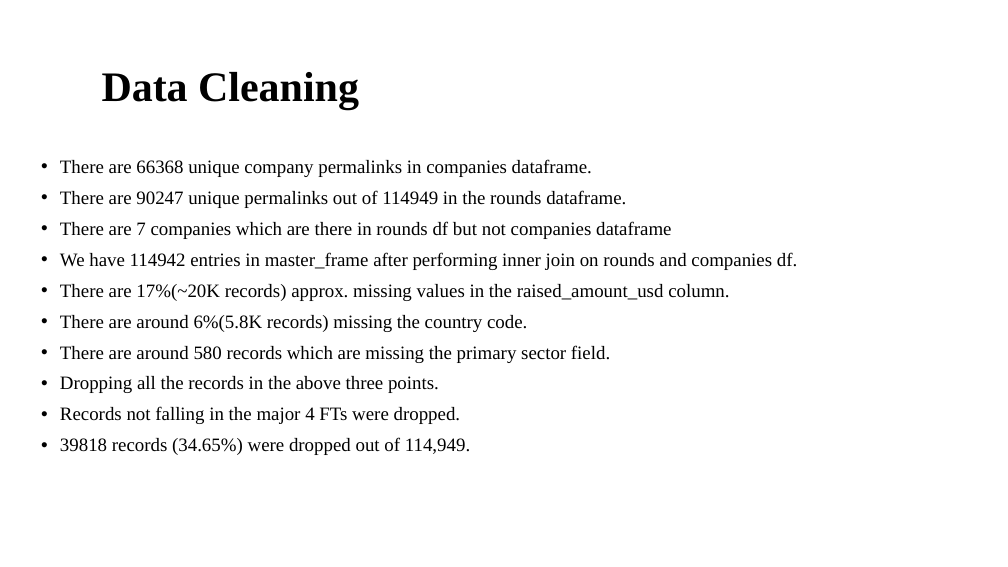
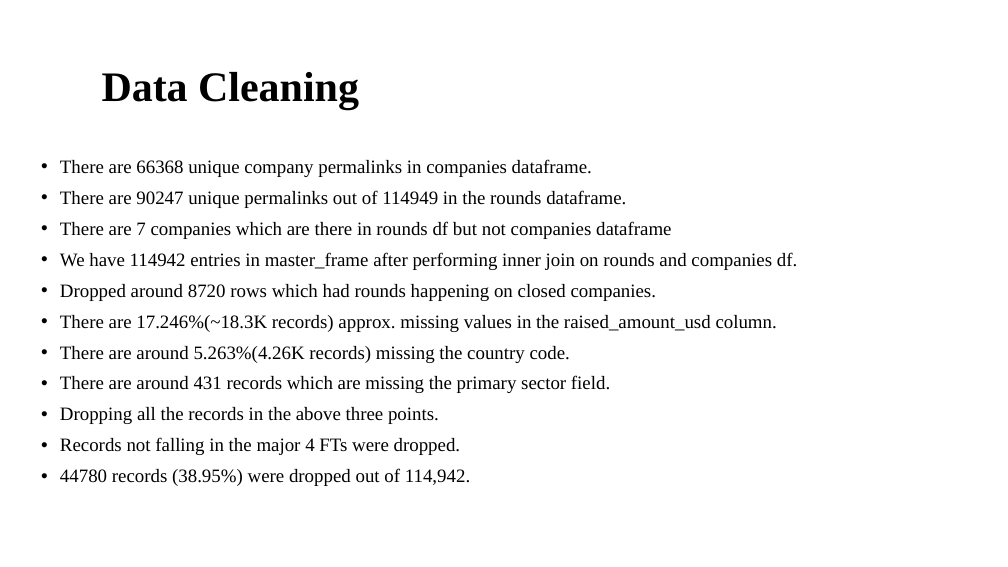
Before and after one commit to sameerg07/EDA_SparkFunds, a slide deck: slide 4 of Data/INVEST.pptx. Drawn at 1008x567 pixels with LibreOffice and Linux fonts; fonts in the diff are those of the drawing; background and template pictures are left out. Boxes give left, top, right and bottom in pixels: in the first picture for what was removed or moved away, otherwise in the second. Text is boxed around its words. In the diff, an @@ line names an element or a change of style, - is before the commit and + after.

Commit message:
Final version without closed companies

```diff
--- a/Data/INVEST.pptx
+++ b/Data/INVEST.pptx
@@ text at (60,284,777,393): text changed @@
-• There are 17%(~20K records) approx. missing values in the raised_amount_usd column.
-• There are around 6%(5.8K records) missing the country code.
-• There are around 580 records which are missing the primary sector field.
+• Dropped around 8720 rows which had rounds happening on closed companies.
+• There are 17.246%(~18.3K records) approx. missing values in the raised_amount_usd column.
+• There are around 5.263%(4.26K records) missing the country code.
+• There are around 431 records which are missing the primary sector field.
@@ text at (60,468,470,486): text changed @@
-• 39818 records (34.65%) were dropped out of 114,949.
+• 44780 records (38.95%) were dropped out of 114,942.
```
Also in this commit, not shown: 8 other slides changed, 8 other files.
